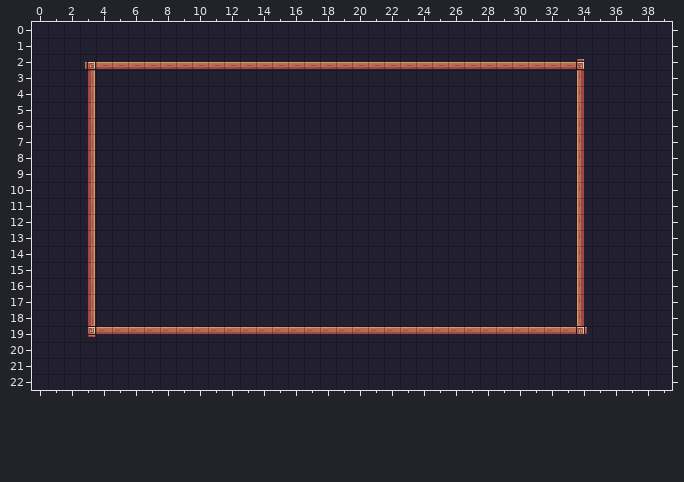
A Tiled map gets an edit: assets/tiles/level-02.tmx. That is the earlier state.
Cells are 16x16 px. Shown: x 0..39, y 0..22.
After:
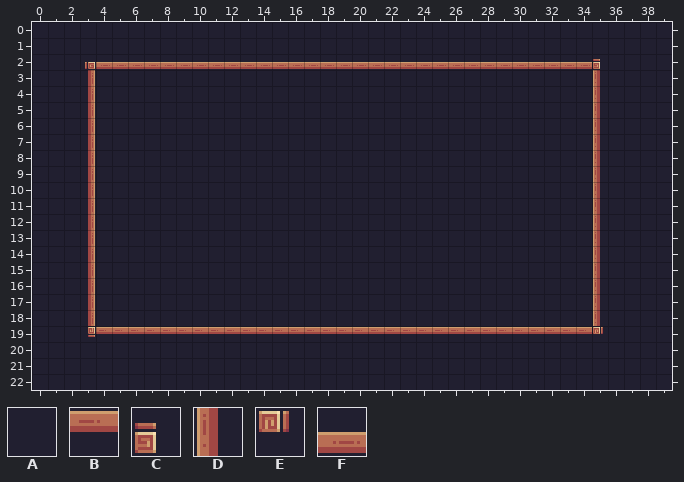
Key: from "robotron": A 23, B 89, C 92, D 110, E 114, F 133.
_ is an empty cell.
Edits made:
Layer "background":
y 2: x 34..35 CA -> FC
y 3..18: x 34..35 DA -> AD
y 19: x 34..35 EA -> BE
Pixel boxes of the changes (left, top, right, bottom) in both pictures:
changed: (576, 59, 603, 334)
